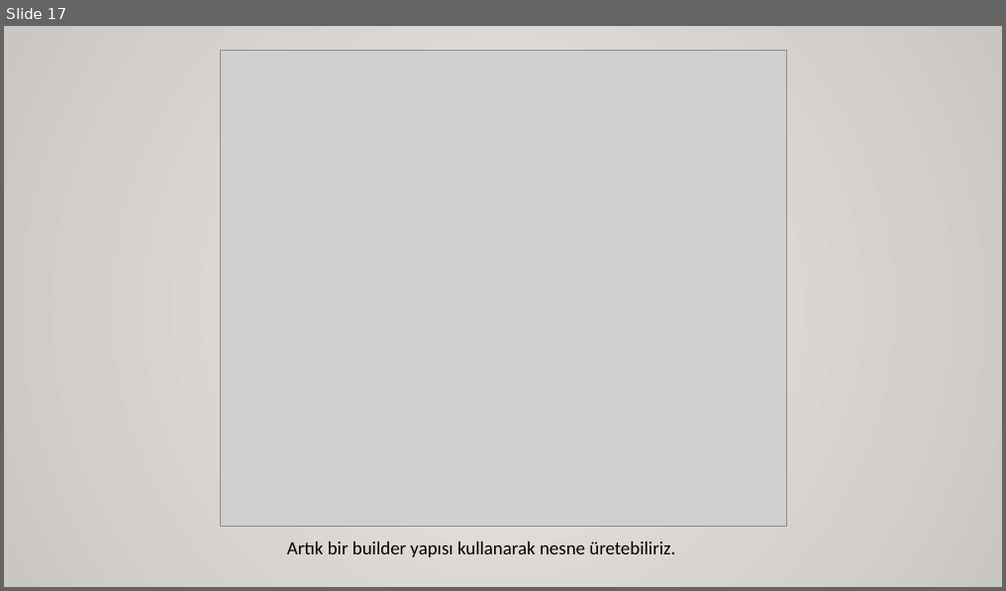
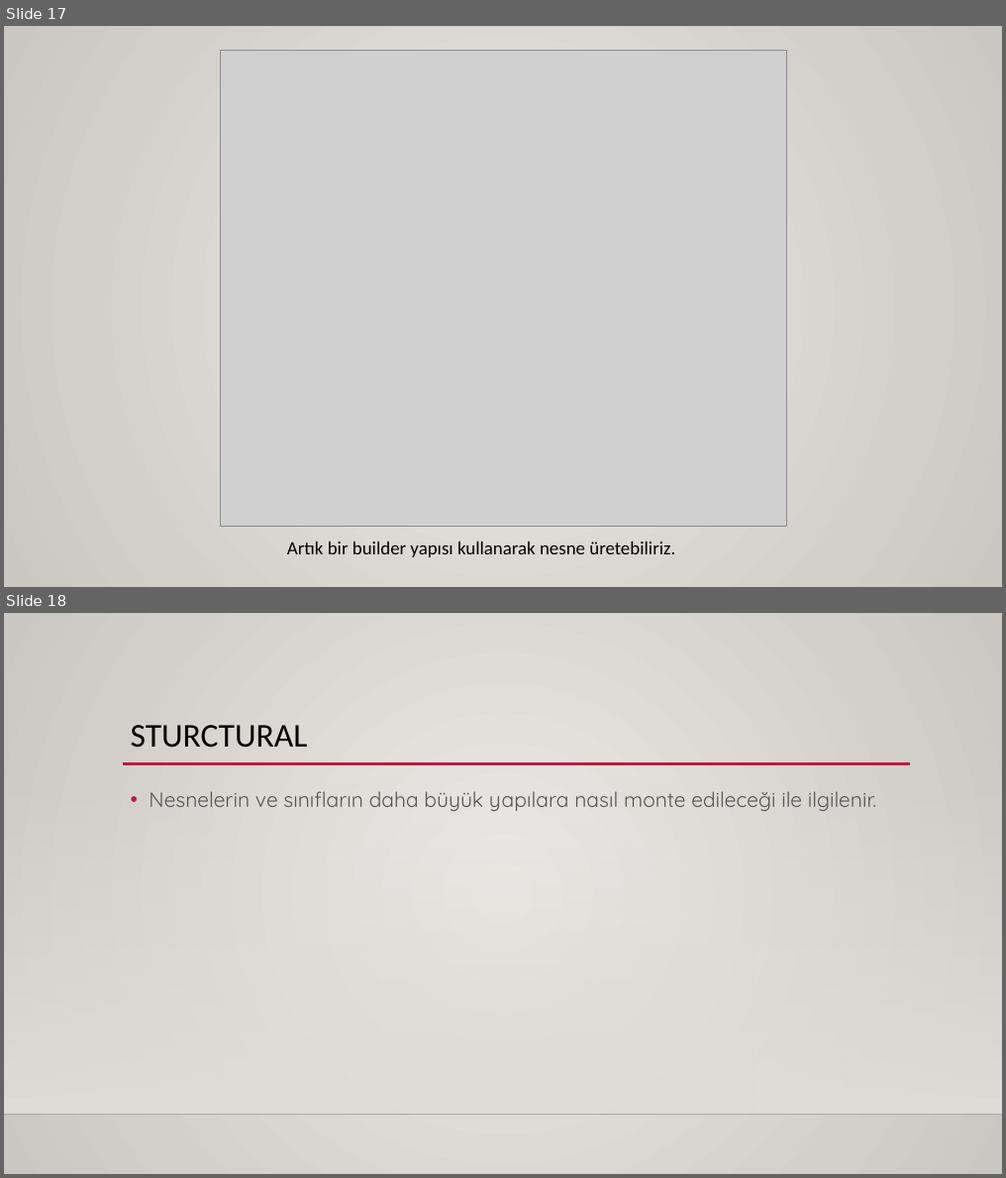
Before and after one commit to sametozalp/staj, a slide deck: design patterns.pptx. Shown one above the other, each under a label of ours: slide 17 before the commit, slides 17 and 18 after it. The pictures are 1006x591 and 1006x1178 pixels, drawn with LibreOffice and Linux fonts; fonts in the diff are those of the drawing; grey boxes stand for pictures; background and template pictures are left out. Boxes give left, top, right and bottom in pixels: in the first picture for what was removed or moved away, otherwise in the second. Text is boxed around its words. In the diff, an @@ line names an element or a change of style, - is before the commit and + after.

```diff
--- a/design patterns.pptx
+++ b/design patterns.pptx
@@ slide 18 added at bbox=[4, 613, 1002, 1174], background gradient #ECEAE7 to #CAC7C1 @@
@@ title added at bbox=[131, 725, 308, 748], 32 pt, text #000000 @@
+STURCTURAL
@@ rectangle added at bbox=[4, 778, 1002, 1115], fill gradient #DFDBD5 @@
@@ line added from (123, 764) to (910, 764), #B71E42 2.5 pt @@
@@ text added at bbox=[149, 791, 876, 811], 20 pt, text #555555 @@
+• Nesnelerin ve sınıfların daha büyük yapılara nasıl monte edileceği ile ilgilenir.
@@ line added from (4, 1115) to (1002, 1115), #000001 1 pt @@
```
Also in this commit, not shown: 1 slide changed, 4 other slides added, 1 other file.
